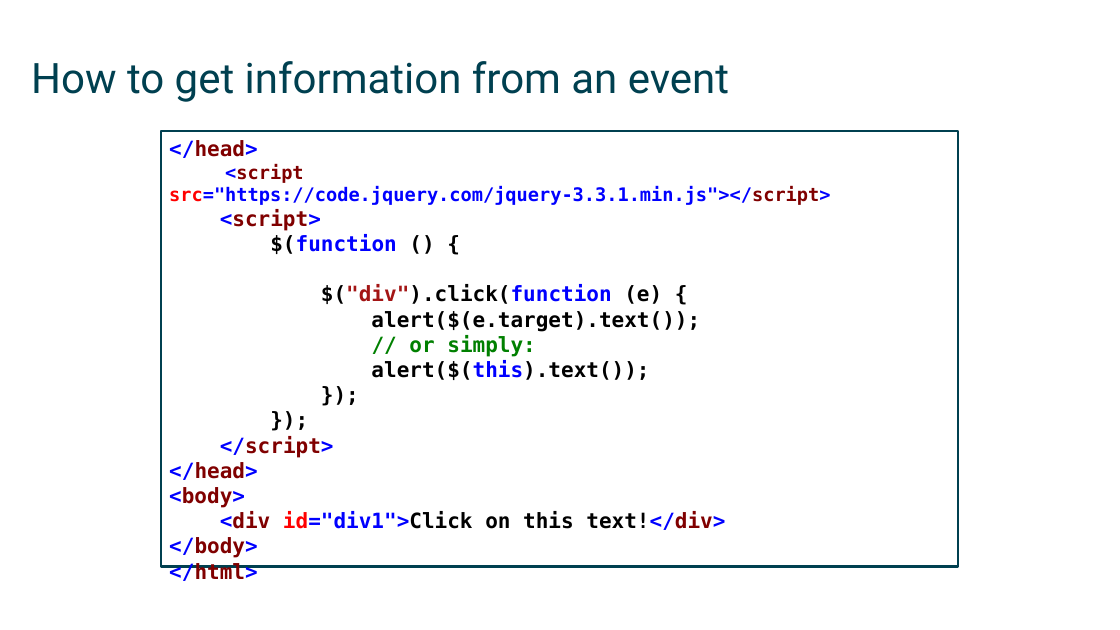
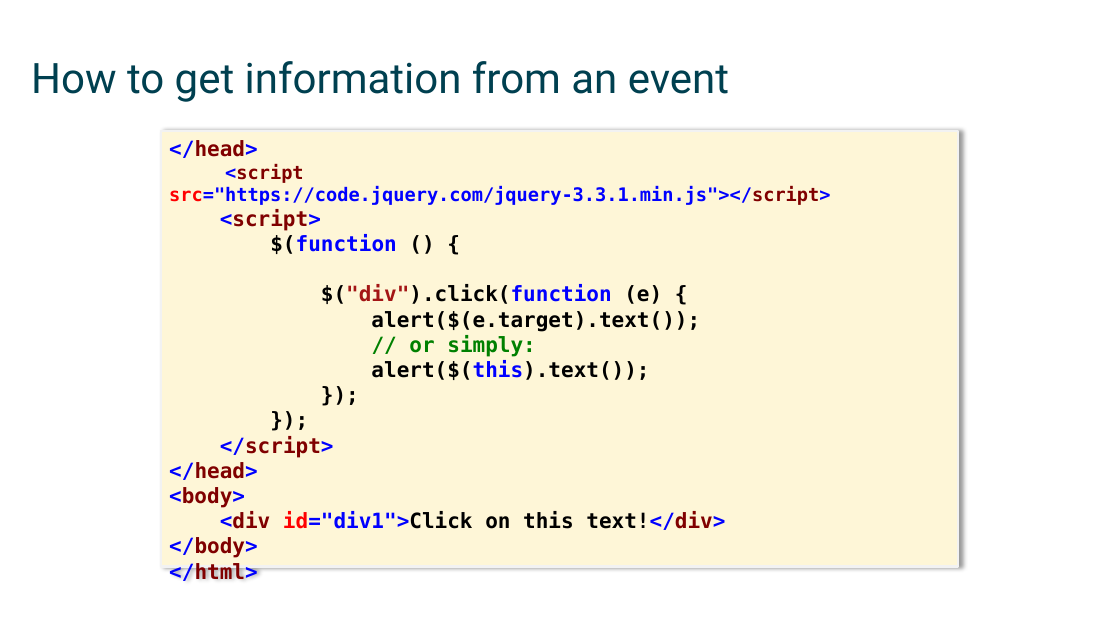
Before and after one commit to mikebaradaran/web_fundamentals, a slide deck: slide 6 of Slides/jQuery/16- Events in jQuery.pptx. Drawn at 1120x630 pixels with LibreOffice and Linux fonts; fonts in the diff are those of the drawing. Boxes give left, top, right and bottom in pixels: in the first picture for what was removed or moved away, otherwise in the second. Text is boxed around its words. In the diff, an @@ line names an element or a change of style, - is before the commit and + after.

```diff
--- a/Slides/jQuery/16- Events in jQuery.pptx
+++ b/Slides/jQuery/16- Events in jQuery.pptx
@@ rectangle "</head>" at bbox=[161, 131, 959, 566]: fill none to #FEF6D7; outline #004050 2 pt to #F2F2F2 2 pt; shadow on @@
```
Also in this commit, not shown: 3 other slides changed, 7 other files.
